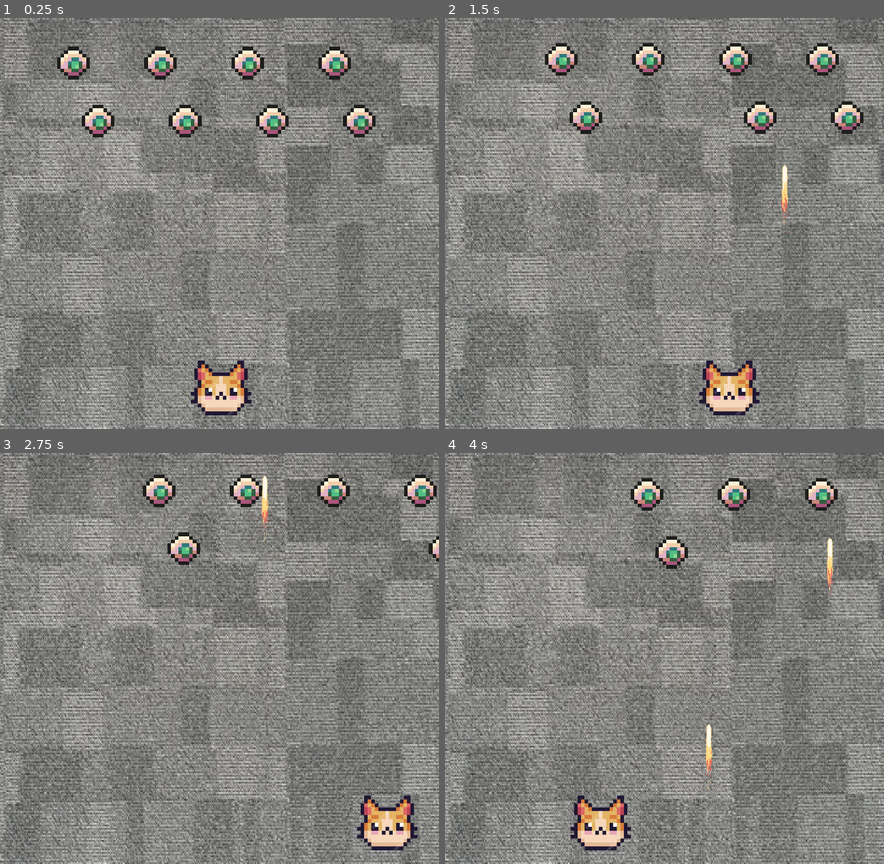
Above: before the commit, frames 1-4 (two rows, left to right).
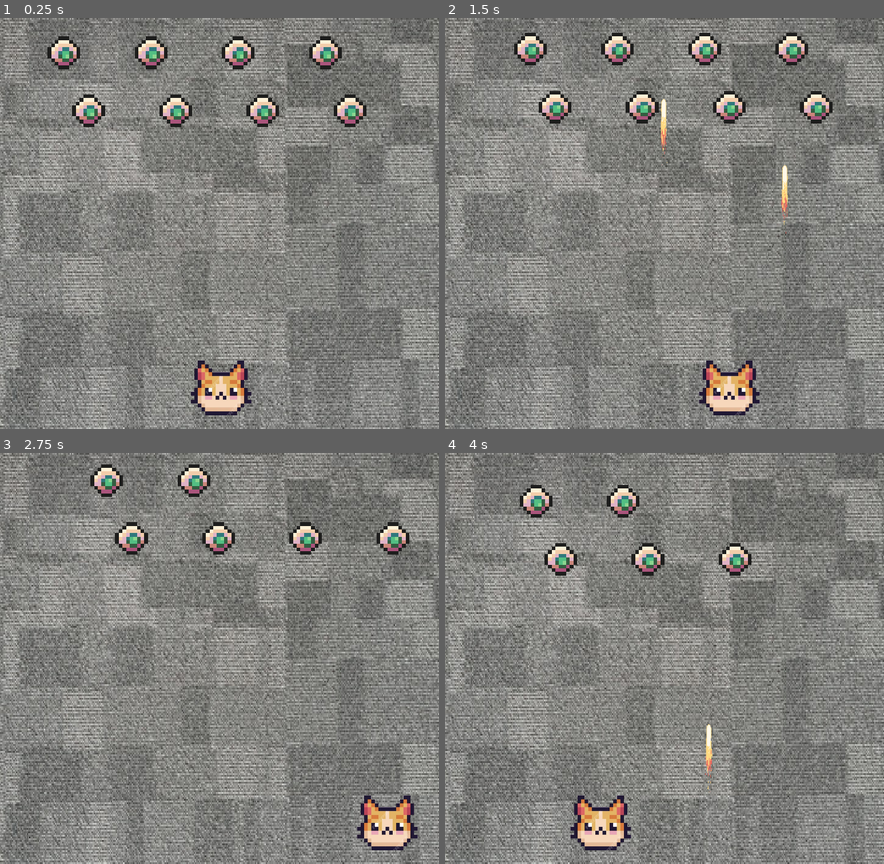
Above: after the commit, the same moments.

Repository: arimanov/feles-automatica
Game: Godot game, scene res://game/game.tscn
The game is run twice, just before and just after one commit, with the same random seed, the same clock (stepped at 60 frames per second) and the same inputs.
Inputs:
- Up to frame 1 (0.25 s): no input
- Up to frame 2 (1.5 s): tap Enter (ui_accept) at 0.5, 0.77 s; hold Right (ui_right) 0.53-1.28 s; hold Left (ui_left) from 1.28 s (still down)
- Up to frame 3 (2.75 s): tap Enter (ui_accept) at 1.52 s; release Left (ui_left) at 2.03 s; hold Right (ui_right) from 2.03 s (still down)
- Up to frame 4 (4 s): tap Enter (ui_accept) at 3.02, 3.77 s; release Right (ui_right) at 3.53 s; hold Left (ui_left) from 3.53 s (still down)

The runs differ from the first frame. In frame 1, 5.0% of the frame differs, in the area x 10-86%, y 4-30%; in frame 2, 6.4%, in the area x 15-96%, y 3-36%; in frame 3, 4.8%; in frame 4, 3.8%.

Commit message:
feat: Add enemies moving

Diff:
--- a/elements/enemy.gd
+++ b/elements/enemy.gd
@@ -7,8 +7,7 @@
 	pass
 	if raycast_left.is_colliding() or raycast_right.is_colliding():
 		print("Touch a wall")
-		pass
-		#get_tree().call_group("enemy_group", "toggleDirection")
+		get_tree().call_group("enemy_group", "change_direction")
 
 func destroy():
 	queue_free()
--- a/elements/enemy_group.gd
+++ b/elements/enemy_group.gd
@@ -1,7 +1,19 @@
 extends Node2D
 
+const ROW_STEP = 10.0
+const SPEED = 10.0
+
+@onready var block_timer := $BlockTimer
+
 var direction := Vector2.RIGHT
-var speed := 20.0
 
 func _process(delta):
-	global_position += direction * speed * delta
+	global_position += direction * SPEED * delta
+
+func change_direction():
+	print("-> change_direction")
+	if block_timer.time_left > 0:
+		return
+	direction = Vector2.LEFT if direction == Vector2.RIGHT else Vector2.RIGHT
+	global_position.y += ROW_STEP
+	block_timer.start()
--- a/elements/enemy_group.tscn
+++ b/elements/enemy_group.tscn
@@ -3,7 +3,7 @@
 [ext_resource type="PackedScene" uid="uid://ty6igpi2lm3r" path="res://elements/enemy.tscn" id="1_4tnep"]
 [ext_resource type="Script" path="res://elements/enemy_group.gd" id="1_d0e1c"]
 
-[node name="EnemyGroup" type="Node2D"]
+[node name="EnemyGroup" type="Node2D" groups=["enemy_group"]]
 scale = Vector2(0.846817, 0.846817)
 script = ExtResource("1_d0e1c")
 
@@ -21,16 +21,16 @@
 
 [node name="Enemy5" parent="." instance=ExtResource("1_4tnep")]
 position = Vector2(61.8739, 69.5223)
-scale = Vector2(1, 1)
 
 [node name="Enemy6" parent="." instance=ExtResource("1_4tnep")]
 position = Vector2(121.874, 69.5223)
-scale = Vector2(1, 1)
 
 [node name="Enemy7" parent="." instance=ExtResource("1_4tnep")]
 position = Vector2(181.874, 69.5223)
-scale = Vector2(1, 1)
 
 [node name="Enemy8" parent="." instance=ExtResource("1_4tnep")]
 position = Vector2(241.874, 69.5223)
-scale = Vector2(1, 1)
+
+[node name="BlockTimer" type="Timer" parent="."]
+wait_time = 0.3
+one_shot = true
--- a/game/game.tscn
+++ b/game/game.tscn
@@ -22,4 +22,5 @@
 position = Vector2(256, 0)
 
 [node name="EnemyGroup" parent="." instance=ExtResource("4_qr3iw")]
-position = Vector2(0, -1)
+position = Vector2(-3, -7)
+scale = Vector2(0.846817, 0.846817)
--- a/project.godot
+++ b/project.godot
@@ -24,6 +24,10 @@
 window/stretch/mode="canvas_items"
 window/stretch/aspect="keep_width"
 
+[global_group]
+
+enemy_group=""
+
 [layer_names]
 
 2d_physics/layer_1="env"
